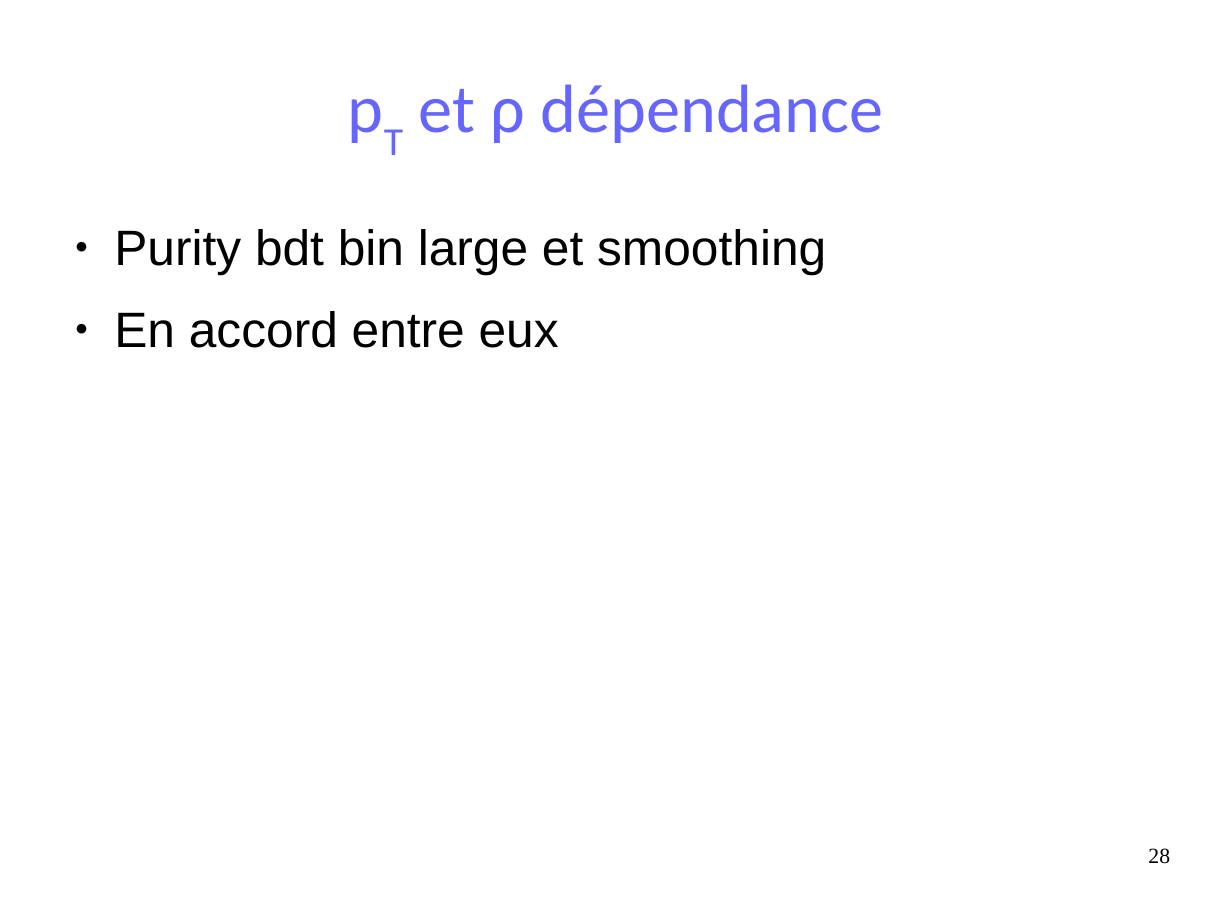
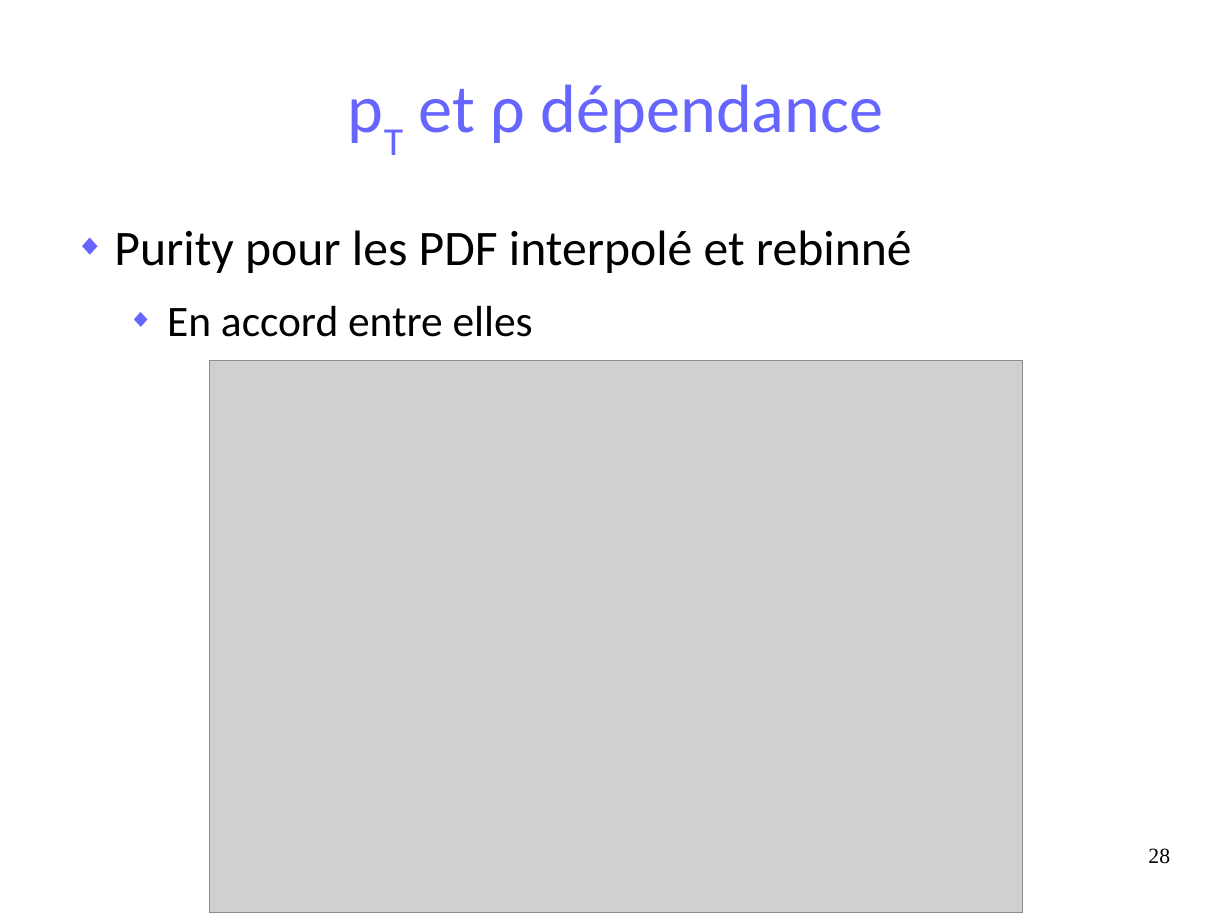
Before and after one commit to maxgiraud/m2_report, a slide deck: slide 28 of soutenance.odp. Drawn at 1232x924 pixels with LibreOffice and Linux fonts; fonts in the diff are those of the drawing; grey boxes stand for pictures. Boxes give left, top, right and bottom in pixels: in the first picture for what was removed or moved away, otherwise in the second. Text is boxed around its words. In the diff, an @@ line names an element or a change of style, - is before the commit and + after.

```diff
--- a/soutenance.odp
+++ b/soutenance.odp
@@ text at (114, 230, 912, 337): text changed; font Arial to Calibri @@
-● Purity bdt bin large et smoothing
-● En accord entre eux
+◆ Purity pour les PDF interpolé et rebinné
+  ◆ En accord entre elles
@@ picture added at (210, 361, 1023, 913) @@
```
Also in this commit, not shown: 10 other slides changed, 4 slides added, 4 slides removed.
